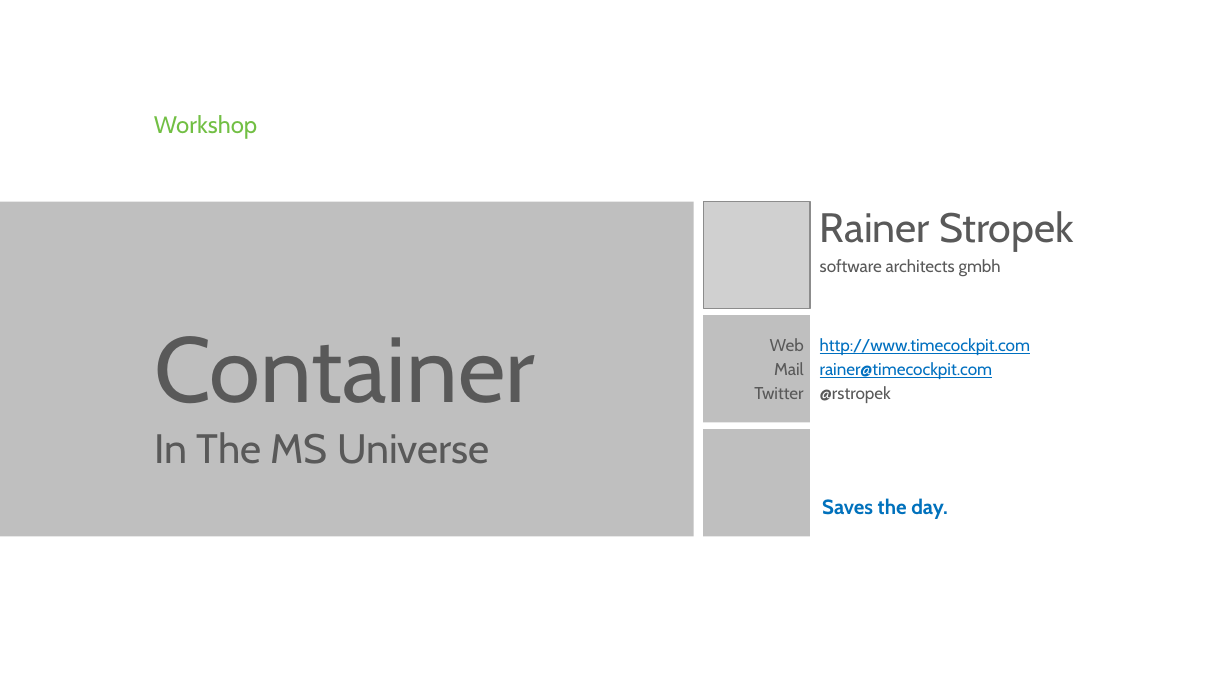
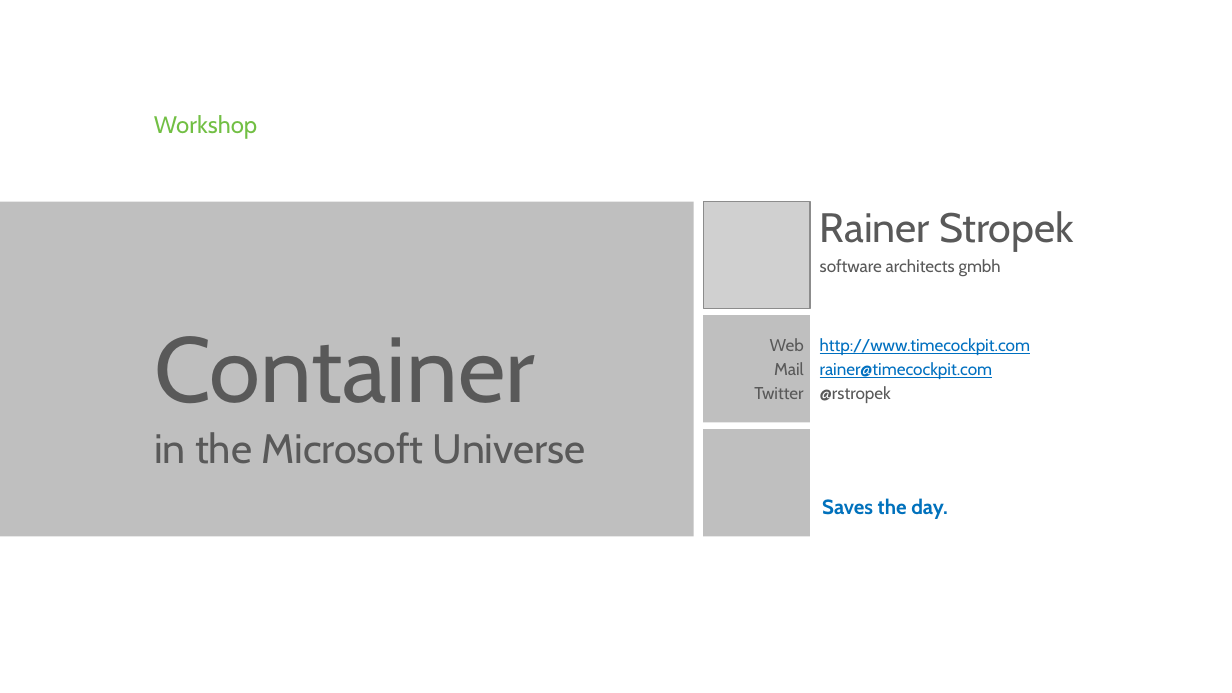
Before and after one commit to rstropek/DockerVS2015Intro, a slide deck: slide 1 of slides/Containers-Microsoft-Universe.pptx. Drawn at 1232x693 pixels with LibreOffice and Linux fonts; fonts in the diff are those of the drawing; grey boxes stand for pictures; background and template pictures are left out. Boxes give left, top, right and bottom in pixels: in the first picture for what was removed or moved away, otherwise in the second. Text is boxed around its words. In the diff, an @@ line names an element or a change of style, - is before the commit and + after.

Commit message:
Refresh Windows Container slides

```diff
--- a/slides/Containers-Microsoft-Universe.pptx
+++ b/slides/Containers-Microsoft-Universe.pptx
@@ text at box(154, 432, 586, 464): text changed @@
-In The MS Universe
+in the Microsoft Universe
```
Also in this commit, not shown: 3 other slides changed, 2 slides added.
